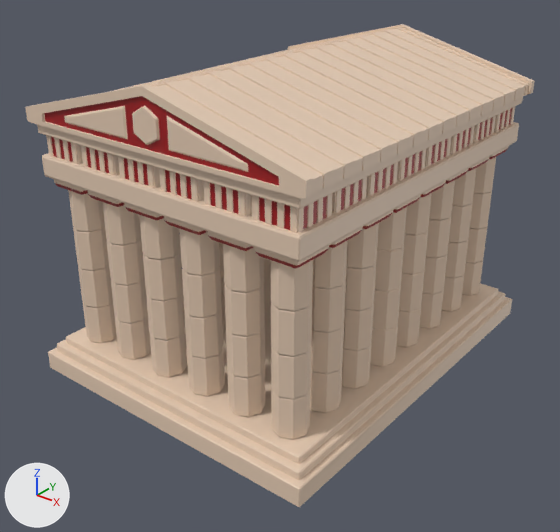
Renders of the FBX model Tower Building App/Assets/Models/Parthenon.fbx from each side of a commit.
The view is the same before and after, from a camera (50 mm lens) standing at (2.21, -2.88, 2.17) and looking at (0.02, -0.15, 0.48). Lighting does not change. The marker at lower left points along +X, +Y and +Z. Where no turn or scale is listed for an object, it has been applied to the vertices. Vertices at the same position are counted once.

Before the edit, the objects in view are built like this:
```python
ob_base = bpy.data.objects.new('base', me_cube_009)
ob_base.location = (0.0, 0.0, 0.025)
ob_base_topper = bpy.data.objects.new('base topper', me_cube_010)
ob_base_topper.location = (0.0, 0.0, 0.09)
ob_base_topper_2 = bpy.data.objects.new('base topper 2', me_cube_014)
ob_base_topper_2.location = (0.0, 0.0, 0.125)
ob_cieling = bpy.data.objects.new('cieling', me_cube_011)
ob_cieling.location = (0.0, 0.0, 1.05)
ob_fancy = bpy.data.objects.new('fancy', me_cube_015)
ob_fancy.location = (-0.6, -0.8, 1.15)
ob_pillar_tops = bpy.data.objects.new('pillar tops', me_cube_012)
ob_pillar_tops.location = (-0.6, -0.8, 0.99)
ob_pillars_b = bpy.data.objects.new('pillars b', me_cylinder_002)
ob_pillars_b.location = (0.0, 0.0, 0.0)
ob_roof = bpy.data.objects.new('roof', me_cube_016)
ob_roof.location = (0.0, 0.0, 1.308)
ob_roof_bumps = bpy.data.objects.new('roof bumps', me_cube_017)
ob_roof_bumps.location = (0.0, -0.031, 1.308)
# also in view: 'cieling 2' at (0.0, 0.0, 1.23)
```
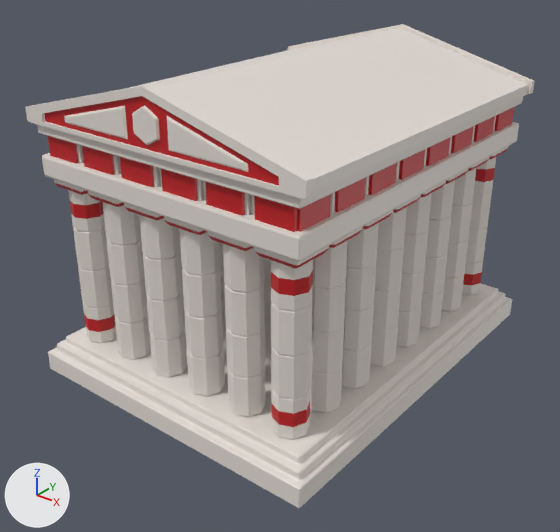
What differs and where, as boxes [x1, y1, x2, y2] in the pictures (560 x 532 px):
'pillars b', recoloured (beige to white)
    both: [68, 157, 496, 439]
'roof', recoloured (beige to white)
    both: [25, 24, 535, 199]
'base', recoloured, reshaped (beige to white)
    before: [48, 297, 512, 507]
    after: [48, 258, 512, 508]
'roof bumps', deleted (beige)
    before: [114, 27, 529, 199]
'cieling', recoloured (beige to white)
    both: [42, 122, 519, 262]
'base topper 2', deleted (beige)
    before: [66, 258, 498, 464]
'fancy', recoloured, reshaped (beige to red)
    before: [46, 107, 515, 233]
    after: [48, 107, 514, 232]
'base topper', deleted (beige)
    before: [57, 291, 506, 480]
'cieling 2', recoloured
    both: [37, 97, 523, 209]
'pillar tops', recoloured
    both: [54, 146, 509, 269]
part 2 of me_cylinder_002, built on
    after: [68, 190, 117, 343]
part 3 of me_cylinder_002, built on
    before: [375, 248, 400, 330]
    after: [271, 157, 496, 439]
part 4 of me_cube_009, built on
    before: [48, 297, 512, 507]
    after: [48, 258, 512, 489]

Edits to the bpy script that builds the scene:
```text
Change mat_material_001:
    mat_material_001.base_color: (0.8, 0.613, 0.465) -> (0.8, 0.743, 0.692)  # beige #e7cdb6 -> white #e7e0d9
Change me_cube_015:
    used by ob_fancy; location = (-0.6, -0.8, 1.15)
    remove me_cube_015.from_pydata(...)  # 1624 vertices, 1380 faces; spans x -0.1..1.3, y -0.11..1.7, z -0.07..0.07
    add me_cube_015.from_pydata(...)  # 416 vertices, 208 faces; spans x -0.1..1.3, y -0.1..1.7, z -0.07..0.07
    me_cube_015 part 1: 248 vertices moved within x -0.1..1.3, y -0.1..1.7, z -0.07..0.07; 1272 vertices removed from x -0.1..1.3, y -0.11..1.7, z -0.07..0.07; 64 vertices added at x -0.1..1.3, y -0.1..1.7, z -0.07..0.07
Change me_cube_009:
    used by ob_base; location = (0.0, 0.0, 0.025)
    remove me_cube_009.from_pydata(...)  # 24 vertices, 26 faces; spans x -0.8..0.8, y -1.0..1.0, z -0.05..0.05
    add me_cube_009.from_pydata(...)  # 76 vertices, 73 faces; spans x -0.8..0.8, y -1.0..1.0, z -0.05..0.12
    me_cube_009 part 4: 6 vertices removed from x -0.8..0.8, y -1.0..1.0, z -0.05..0.05; 58 vertices added at x -0.8..0.8, y -1.0..1.0, z 0.05..0.12
Change me_cylinder_002:
    used by ob_pillars_b; location = (0.0, 0.0, 0.0)
    remove me_cylinder_002.from_pydata(...)  # 2508 vertices, 2436 faces; spans x -0.68..0.68, y -0.88..0.88, z 0.15..0.95
    add me_cylinder_002.from_pydata(...)  # 2624 vertices, 2432 faces; spans x -0.68..0.68, y -0.88..0.88, z 0.15..0.95
    me_cylinder_002 part 2: 6 vertices removed from x -0.65, y -0.16..0.16, z 0.35..0.75; 64 vertices added at x -0.68..-0.52, y -0.88..0.88, z 0.22..0.88
    me_cylinder_002 part 3: 6 vertices removed from x 0.65, y -0.16..0.16, z 0.35..0.75; 64 vertices added at x 0.52..0.68, y -0.88..0.88, z 0.22..0.88
    add me_cylinder_002.materials.append(mat_material_002)  # red #9f1317
Remove ob_base_topper:
    ob_base_topper = bpy.data.objects.new('base topper', me_cube_010)
    ob_base_topper.location = (0.0, 0.0, 0.09)
Remove ob_base_topper_2:
    ob_base_topper_2 = bpy.data.objects.new('base topper 2', me_cube_014)
    ob_base_topper_2.location = (0.0, 0.0, 0.125)
Remove ob_roof_bumps:
    ob_roof_bumps = bpy.data.objects.new('roof bumps', me_cube_017)
    ob_roof_bumps.location = (0.0, -0.031, 1.308)
```
